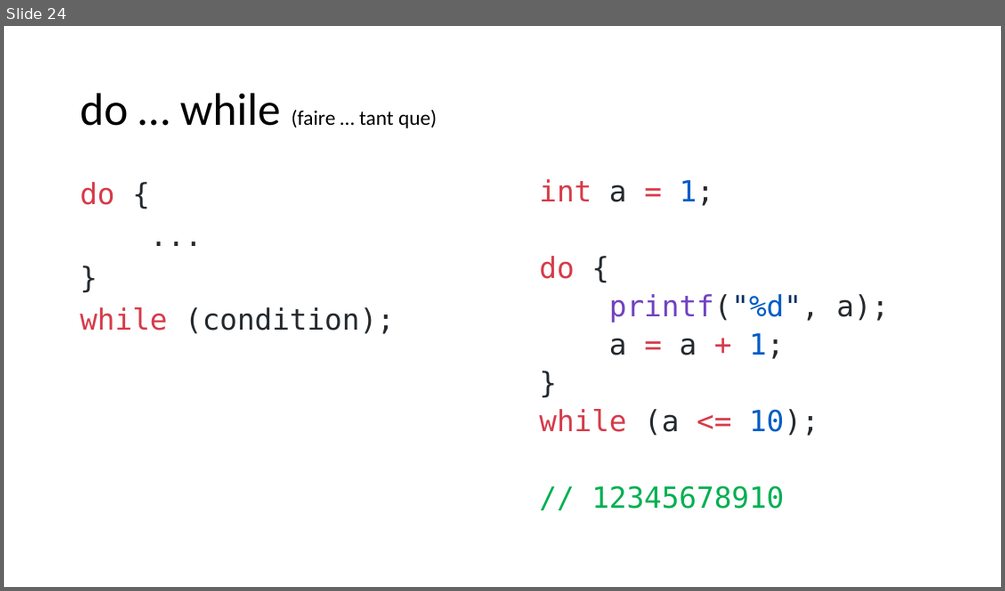
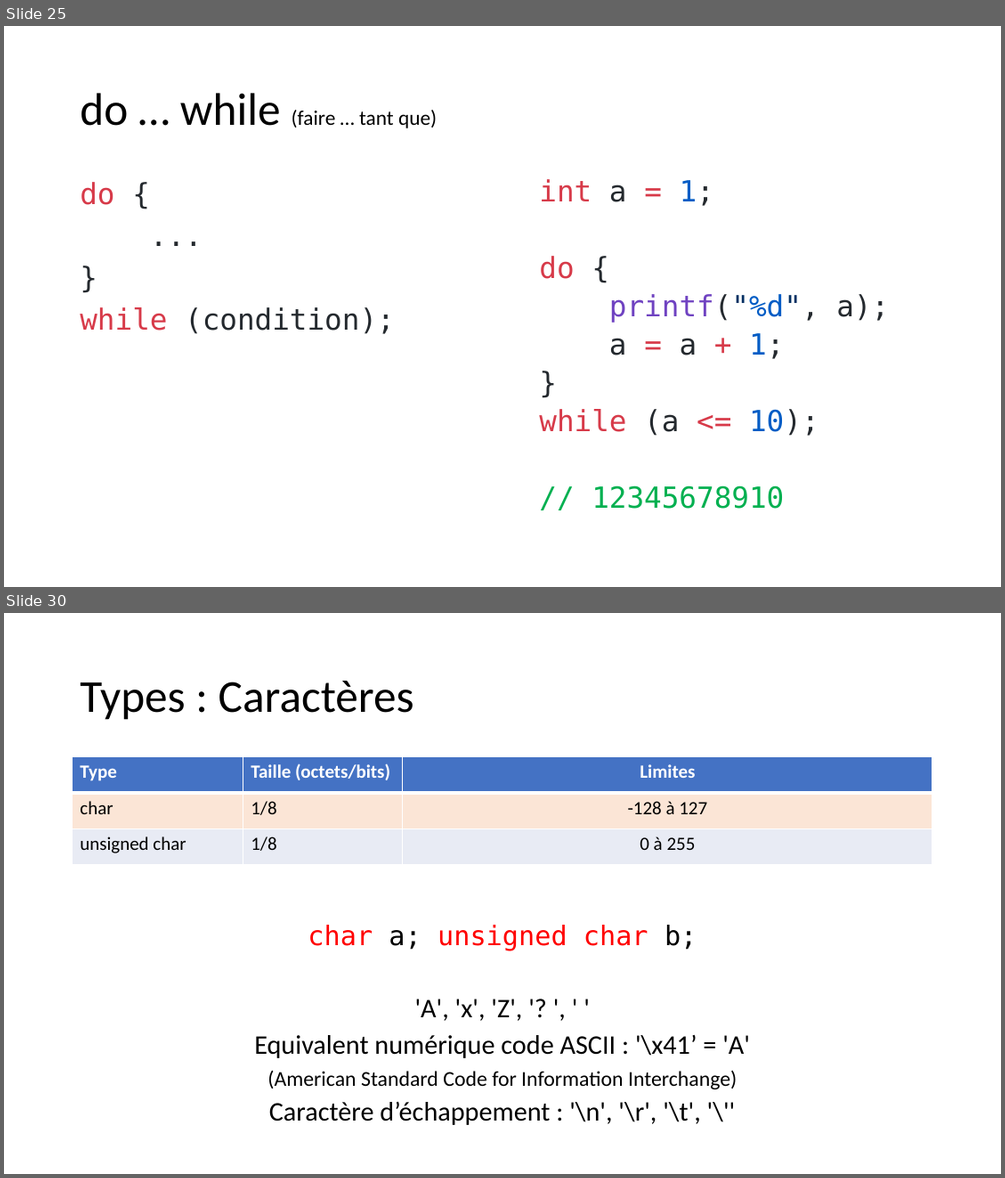
Before and after one commit to Firestorm49/bts-1, a slide deck: 02_C/02_Types-et-operateurs/Types et opérateurs en C.pptx. Shown one above the other, each under a label of ours: slide 24 before the commit, slides 25 and 30 after it; the slides between them are not shown. The pictures are 1005x591 and 1005x1178 pixels, drawn with LibreOffice and Linux fonts; fonts in the diff are those of the drawing. Boxes give left, top, right and bottom in pixels: in the first picture for what was removed or moved away, otherwise in the second. Text is boxed around its words. In the diff, an @@ line names an element or a change of style, - is before the commit and + after.

```diff
--- a/02_C/02_Types-et-operateurs/Types et opérateurs en C.pptx
+++ b/02_C/02_Types-et-operateurs/Types et opérateurs en C.pptx
@@ slide 30 added at (4, 613, 1001, 1174), background #FFFFFF @@
@@ title added at (80, 681, 414, 720), 44 pt, text #000000 @@
+Types : Caractères
@@ table added at (73, 756, 933, 864), 3 rows, 3 columns @@
+Type | Taille (octets/bits) | Limites
+char | 1/8 | -128 à 127
+unsigned char | 1/8 | 0 à 255
@@ text added at (254, 925, 750, 1125), 25.9 pt, text #000000 @@
+char a; unsigned char b;
+'A', 'x', 'Z', '? ', ' '
+Equivalent numérique code ASCII : '\x41’ = 'A'
+(American Standard Code for Information Interchange)
+Caractère d’échappement : '\n', '\r', '\t', '\''
@@ what was slide 24 is now slide 25 @@
```
Also in this commit, not shown: 3 slides changed, 13 other slides added, 6 other files.
